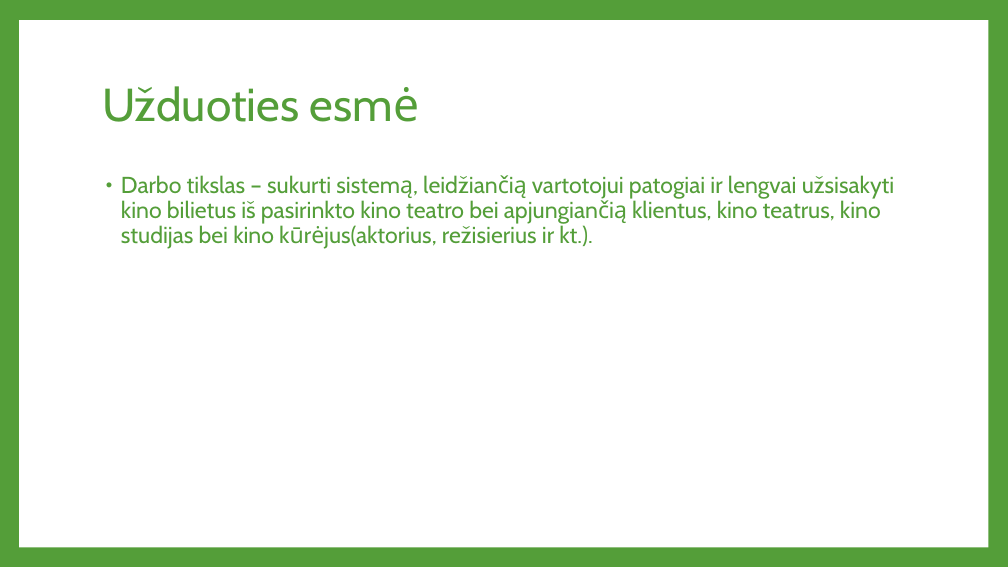
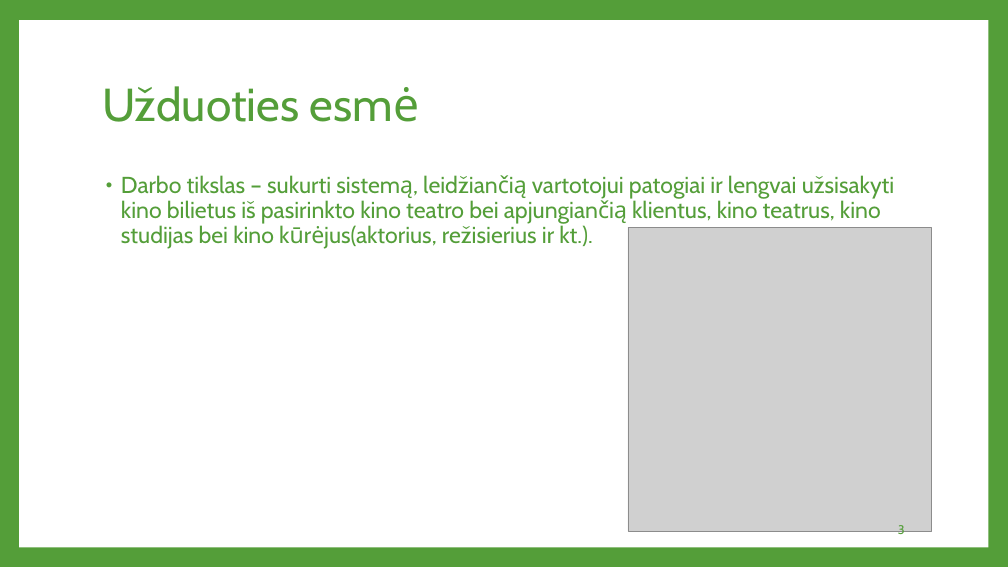
Before and after one commit to ZilvinasAbr/KinoPasaulis, a slide deck: slide 3 of UML/Pristatymas.pptx. Drawn at 1008x567 pixels with LibreOffice and Linux fonts; fonts in the diff are those of the drawing; grey boxes stand for pictures. Boxes give left, top, right and bottom in pixels: in the first picture for what was removed or moved away, otherwise in the second. Text is boxed around its words. In the diff, an @@ line names an element or a change of style, - is before the commit and + after.

```diff
--- a/UML/Pristatymas.pptx
+++ b/UML/Pristatymas.pptx
@@ picture added at [628, 228, 932, 532] @@
@@ page number added at [898, 525, 905, 537], 12 pt, text #549E39 @@
+3
```
Also in this commit, not shown: 5 other slides changed, 1 slide added, 1 slide removed.
